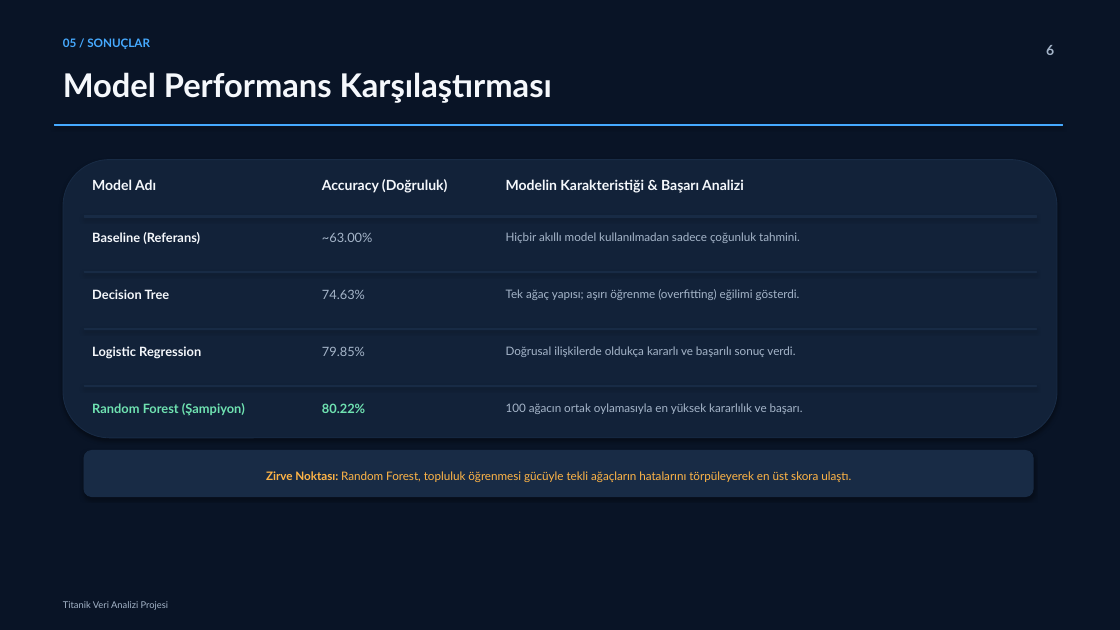
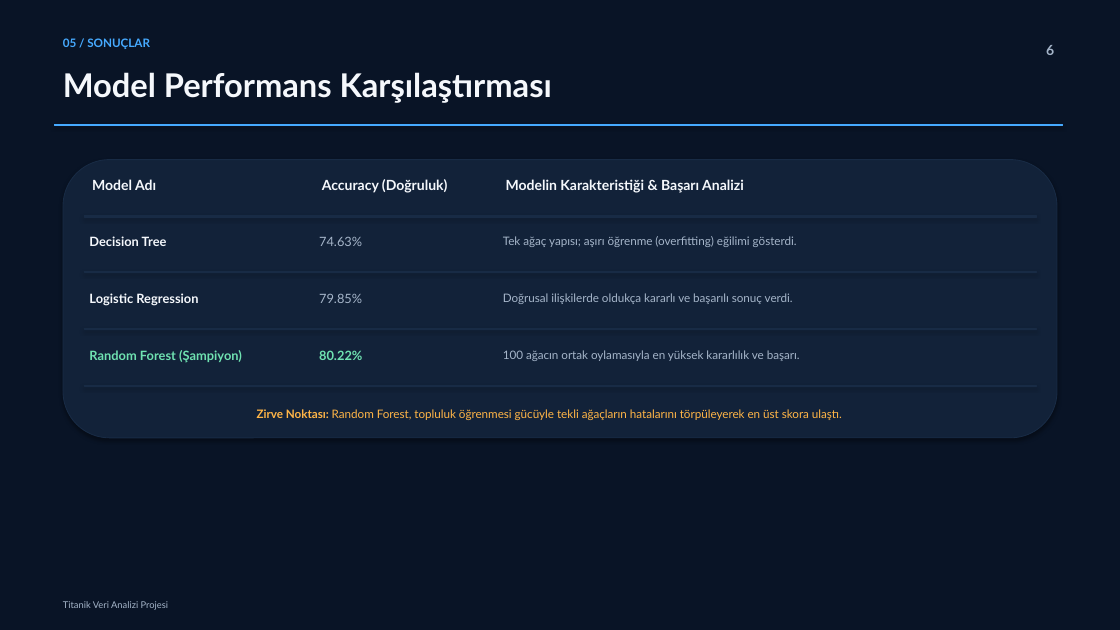
Before and after one commit to beyzacolaklar/titanic-survival-prediction, a slide deck: slide 6 of Titanik_Veri_Analizi_Modern_Sunum kapanış sunumu.pptx. Drawn at 1120x630 pixels with LibreOffice and Linux fonts; fonts in the diff are those of the drawing. Boxes give left, top, right and bottom in pixels: in the first picture for what was removed or moved away, otherwise in the second. Text is boxed around its words. In the diff, an @@ line names an element or a change of style, - is before the commit and + after.

```diff
--- a/Titanik_Veri_Analizi_Modern_Sunum kapanış sunumu.pptx
+++ b/Titanik_Veri_Analizi_Modern_Sunum kapanış sunumu.pptx
@@ text removed at (92, 232, 200, 244) @@
-Baseline (Referans)
@@ text removed at (322, 233, 373, 242) @@
-~63.00%
@@ text removed at (506, 232, 800, 243) @@
-Hiçbir akıllı model kullanılmadan sadece çoğunluk tahmini.
@@ 6 texts: place and size @@
-6 texts at (92, 289, 800, 359)
+6 texts at (89, 236, 797, 306)
@@ 3 texts: place and size @@
-3 texts at (92, 403, 803, 416)
+3 texts at (89, 350, 800, 363)
@@ text "Zirve Noktası: Random Forest, topluluk ...": place and size @@
-text "Zirve Noktası: Random Forest, topluluk ..." at (266, 471, 851, 482)
+text "Zirve Noktası: Random Forest, topluluk ..." at (257, 409, 842, 420)
@@ rounded rectangle removed at (84, 450, 1033, 497) @@
```
Also in this commit, not shown: 3 other slides changed.
